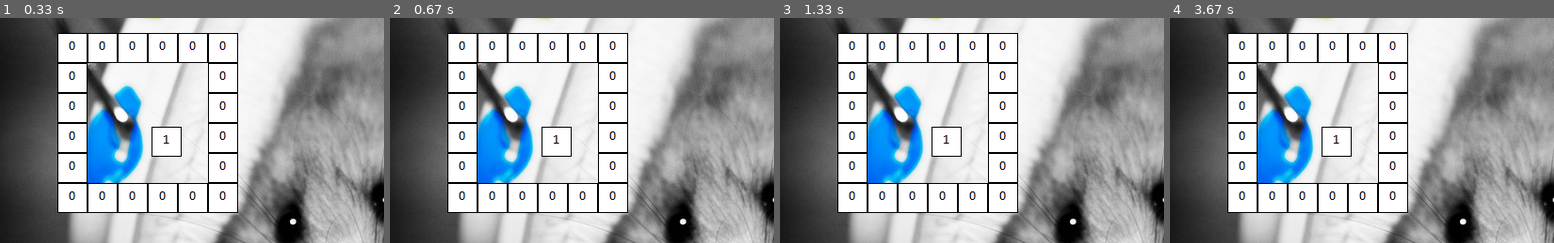
Above: before the commit, frames 1-4 (left to right).
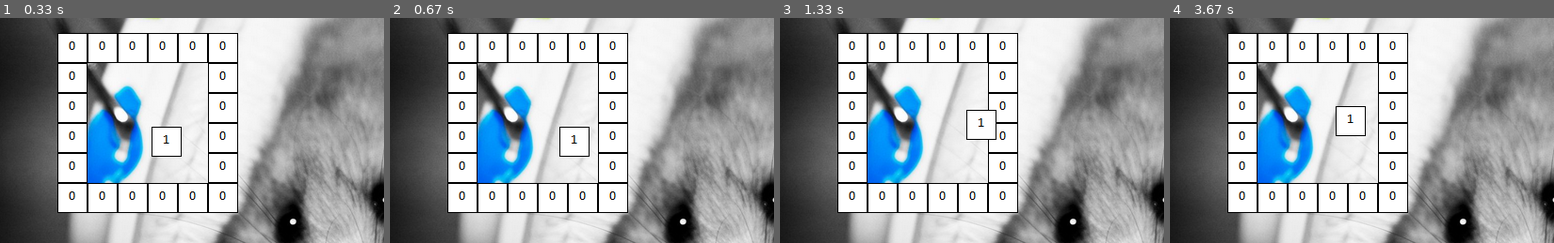
Above: after the commit, the same moments.

Repository: JoKeR0313/gamedev-000
Game: pygame game, started from game/tests/collision_act_loader.py
The game is run twice, just before and just after one commit, with the same random seed, the same clock (stepped at 60 frames per second) and the same inputs.
Inputs:
- Up to frame 1 (0.33 s): no input
- Up to frame 2 (0.67 s): hold Right from 0.33 s (still down)
- Up to frame 3 (1.33 s): release Right at 0.8 s; hold Up 0.83-1.13 s; hold Right from 1.17 s (still down)
- Up to frame 4 (3.67 s): release Right at 1.63 s; hold Left 1.67-2.2 s; hold Down 2.23-2.53 s; hold Left 2.57-2.97 s; hold Up 3-3.37 s; hold Right from 3.4 s (still down)
The pictures show only the part of the screen within x 14-64%, y 38-88%; the shares and areas given below are measured in that part.

Frame 1 is identical in both runs. In frame 2, 0.6% of the frame differs, in the area x 39-52%, y 48-62%; in frame 3, 0.8%; in frame 4, 0.8%, in the area x 39-51%, y 39-62%.

Commit message:
sprites now can be moved

Diff:
--- a/game/cc_collision_object_scene.py
+++ b/game/cc_collision_object_scene.py
@@ -1,6 +1,8 @@
 from cc_object_scene import ccObjectScene
 from cc_object_scene_file_loader import ccObjectSceneFileLoader
 from cc_globals import ccGlobals
+import pygame
+from pprint import pprint
 
 
 class ccCollisionObjectScene(ccObjectScene):
@@ -19,13 +21,14 @@
             obj.draw(ccGlobals.get_renderer())
 
     def step(self, time_passed):
-        player = None
         pressed = pygame.key.get_pressed()
         for obj in self.object_list:
             if obj.id == 200:
-                print("yes")
-                player = obj
-            else:
-                print("no")
-        if pressed[pygame.K_LEFT]:
-            player.velocity_x = 0.1
+                if pressed[pygame.K_LEFT]:
+                    obj.position[0] -= 1
+                if pressed[pygame.K_RIGHT]:
+                    obj.position[0] += 1
+                if pressed[pygame.K_UP]:
+                    obj.position[1] -= 1
+                if pressed[pygame.K_DOWN]:
+                    obj.position[1] += 1
--- a/game/tests/collision_act_loader.py
+++ b/game/tests/collision_act_loader.py
@@ -21,14 +21,16 @@
         self.load_act()
         clock = pygame.time.Clock()
         temp = ccGlobals.get_renderer()
+        time_passed = 0
         while True:
             for event in pygame.event.get():
                 if event.type == pygame.QUIT:
                     sys.exit()
             ccGlobals.get_renderer().fill((0, 0, 0))
             ccActManager.draw()
+            ccActManager.step(time_passed)
             pygame.display.flip()
-            clock.tick(60)
+            time_passed = clock.tick(60)
 
     def load_act(self):
         ccActManager.load("collision.act.json")
